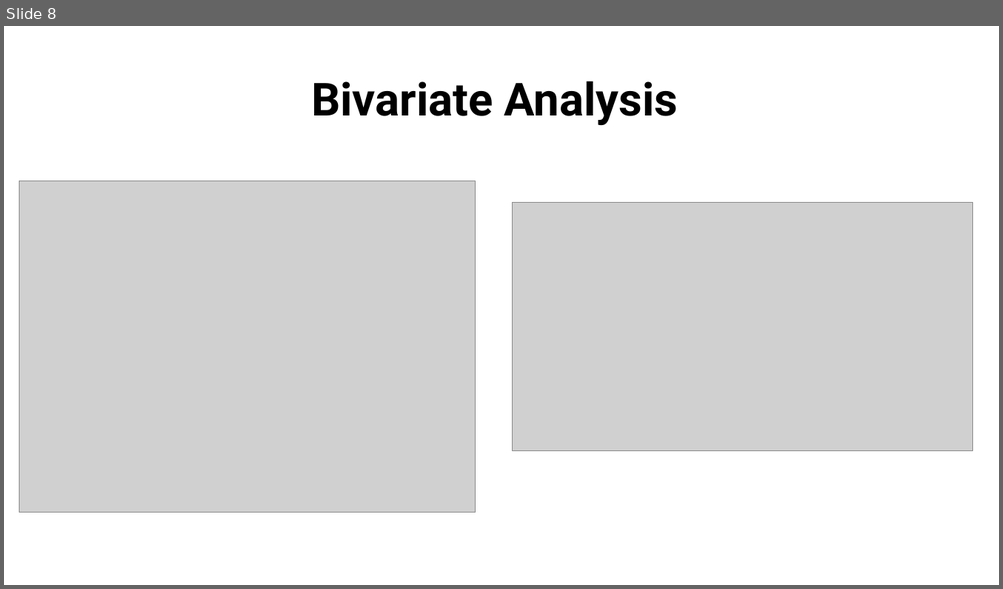
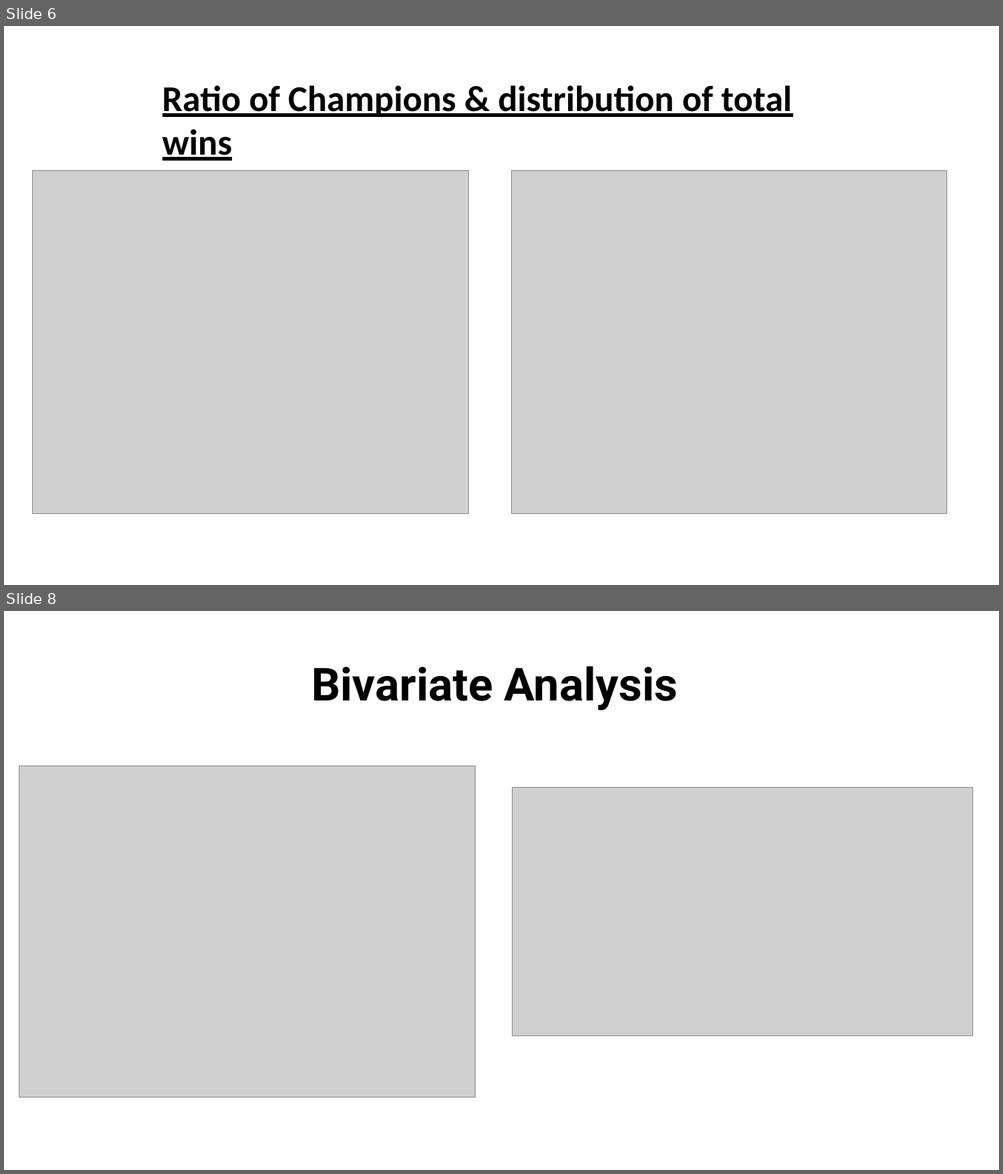
Before and after one commit to nickharshaw/Team-Project-1-NGH-EJL, a slide deck: TP1_NGH_EJL.pptx. Shown one above the other, each under a label of ours: slide 8 before the commit, slides 6 and 8 after it; the slides between them are not shown. The pictures are 1003x589 and 1003x1174 pixels, drawn with LibreOffice and Linux fonts; fonts in the diff are those of the drawing; grey boxes stand for pictures. Boxes give left, top, right and bottom in pixels: in the first picture for what was removed or moved away, otherwise in the second. Text is boxed around its words. In the diff, an @@ line names an element or a change of style, - is before the commit and + after.

```diff
--- a/TP1_NGH_EJL.pptx
+++ b/TP1_NGH_EJL.pptx
@@ slide 6 added at bbox=[4, 26, 999, 585], background #FFFFFF @@
@@ text added at bbox=[162, 85, 792, 161], 35 pt, text #000000, bold, underline @@
+Ratio of Champions & distribution of total wins
@@ picture added at bbox=[32, 171, 468, 514] @@
@@ picture added at bbox=[512, 171, 946, 514] @@
```
Also in this commit, not shown: 5 slides changed, 6 other slides added, 7 slides removed, 2 other files.
